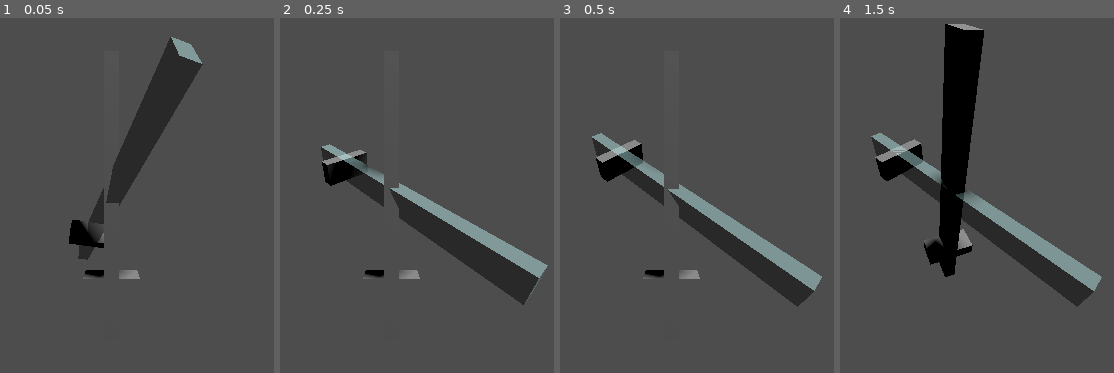
Above: before the commit, frames 1-4 (left to right).
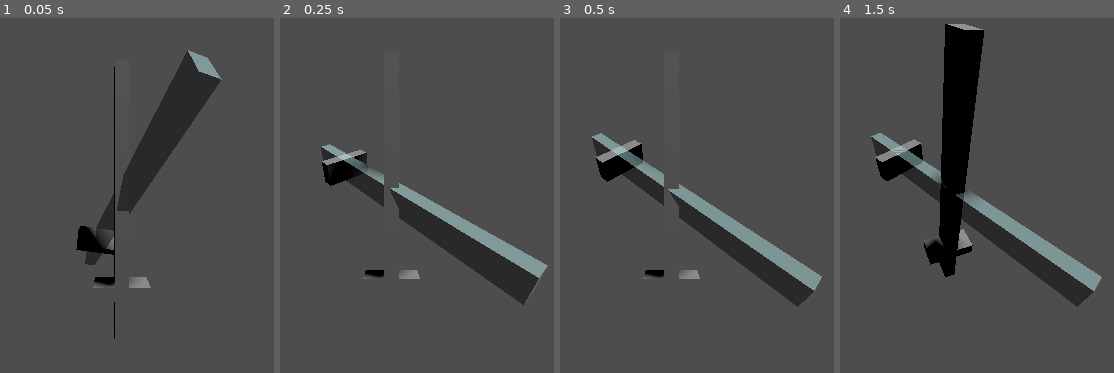
Above: after the commit, the same moments.

Repository: Lukko-Digital/Bladebearer
Game: Godot game, scene res://src/main.tscn
The game is run twice, just before and just after one commit, with the same random seed, the same clock (stepped at 60 frames per second) and the same inputs.
Inputs:
- Up to frame 1 (0.05 s): no input
- Up to frame 2 (0.25 s): no input
- Up to frame 3 (0.5 s): no input
- Up to frame 4 (1.5 s): hold D (right) 0.53-1.28 s; hold Shift (shift) 0.53-1.28 s; tap Enter at 1.25 s; hold S (backward) from 1.28 s (still down); tap Space (space) at 1.35 s

The runs differ from the first frame. In frame 1, 8.6% of the frame differs, in the area x 25-82%, y 5-91%; in frame 2, nothing differs; in frame 3, nothing differs; in frame 4, nothing differs.

Commit message:
tweak shake numbers, shake on correct rotation

Diff:
--- a/src/main.tscn
+++ b/src/main.tscn
@@ -10,8 +10,9 @@
 transform = Transform3D(0.5, -0.75, 0.433013, 0, 0.5, 0.866025, -0.866025, -0.433013, 0.25, 0, 0, 0)
 shadow_enabled = true
 
-[node name="Sword" parent="." node_paths=PackedStringArray("target_ball") instance=ExtResource("1_bdv3j")]
-target_ball = NodePath("../Target")
+[node name="Sword" parent="." node_paths=PackedStringArray("target", "camera") instance=ExtResource("1_bdv3j")]
+target = NodePath("../Target")
+camera = NodePath("../MainCamera")
 
 [node name="MainCamera" parent="." instance=ExtResource("2_vb7ep")]
 
--- a/src/main_camera.gd
+++ b/src/main_camera.gd
@@ -1,10 +1,13 @@
 extends Camera3D
 class_name MainCamera
+
+const SHAKE_RANGE = 0.01
 
 @onready var shake_timer: Timer = $ShakeTimer
 var default_h_offset = h_offset
 var default_v_offset = v_offset
 
+# Expect values between 1 and 10
 var shake_amount: float
 
 func _process(_delta: float) -> void:
@@ -15,9 +18,10 @@
 func handle_shake():
 	if shake_timer.is_stopped():
 		return
-	h_offset = randf_range(-1, 1) * shake_amount
-	v_offset = randf_range(-1, 1) * shake_amount
+	h_offset = randf_range(-SHAKE_RANGE, SHAKE_RANGE) * shake_amount
+	v_offset = randf_range(-SHAKE_RANGE, SHAKE_RANGE) * shake_amount
 
+## `Duration` in seconds. `Amount` expected to be between 1 and 10.
 func shake(duration: float, amount: float):
 	shake_timer.start(duration)
 	shake_amount = amount
--- a/src/sword.gd
+++ b/src/sword.gd
@@ -3,14 +3,15 @@
 
 const ROTATION_LERP_SPEED = 0.2
 
-@export var target_ball: Node3D
+@export var target: Target
+@export var camera: MainCamera
 
 @onready var sword_mesh: MeshInstance3D = $SwordMesh
 
 var target_rotation = Vector3()
 
 func _ready() -> void:
-	target_ball.move()
+	target.move()
 
 func _process(_delta: float) -> void:
 	handle_rotation()
@@ -33,5 +34,6 @@
 	sword_mesh.rotation_degrees.y = lerp(sword_mesh.rotation_degrees.y, yaw, ROTATION_LERP_SPEED)
 
 func check_correct_rotation():
-	if round(rotation_degrees) == round(target_ball.rotation_degrees):
-		target_ball.move()
+	if round(rotation_degrees) == round(target.rotation_degrees):
+		target.move()
+		camera.shake(0.1, 5)
